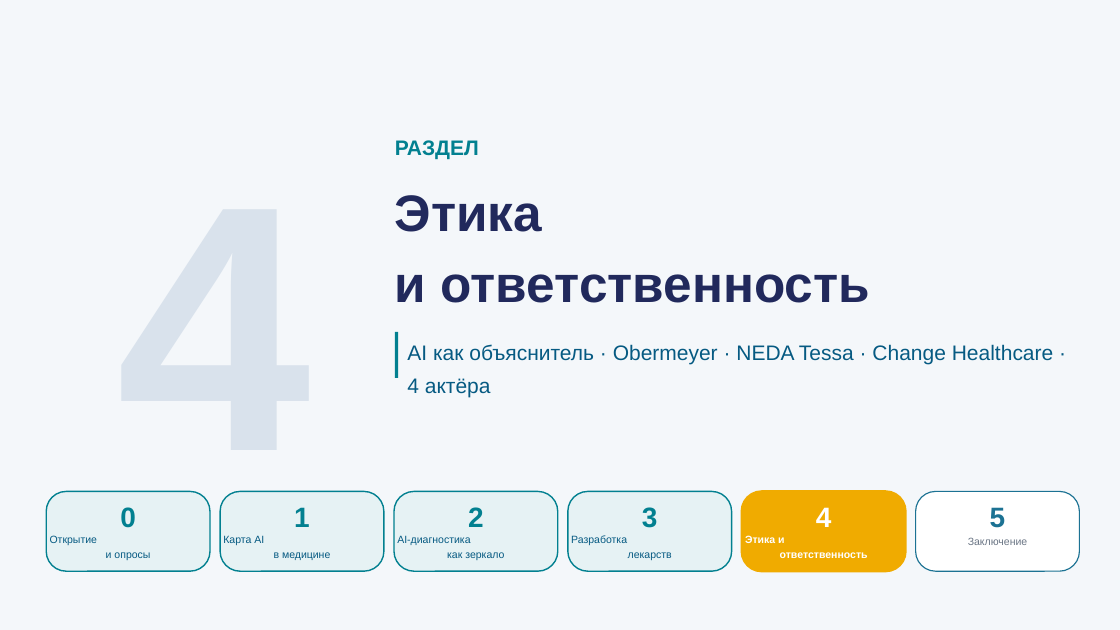
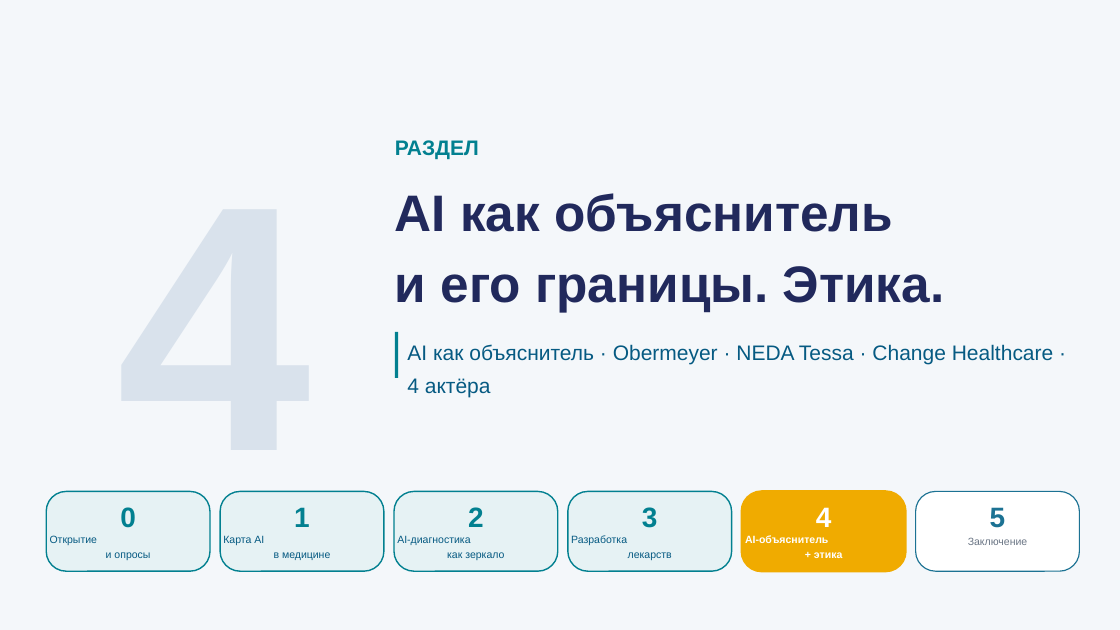
Before and after one commit to tellina-study/AI-usage-lessons, a slide deck: slide 23 of library/lectures/lec-04/rendered/lec-04.pptx. Drawn at 1120x630 pixels with LibreOffice and Linux fonts; fonts in the diff are those of the drawing. Boxes give left, top, right and bottom in pixels: in the first picture for what was removed or moved away, otherwise in the second. Text is boxed around its words. In the diff, an @@ line names an element or a change of style, - is before the commit and + after.

```diff
--- a/library/lectures/lec-04/rendered/lec-04.pptx
+++ b/library/lectures/lec-04/rendered/lec-04.pptx
@@ text at (395,193,945,312): text changed @@
-Этика
-и ответственность
+AI как объяснитель
+и его границы. Этика.
@@ text at (745,535,842,558): text changed @@
-Этика и
-ответственность
+AI-объяснитель
++ этика
```
Also in this commit, not shown: 6 other slides changed, 19 other files.
